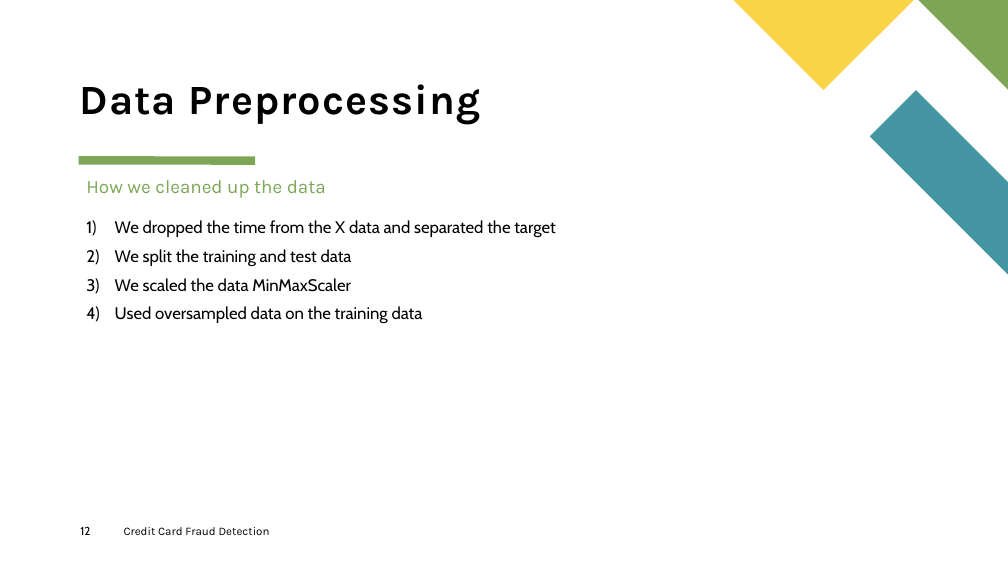
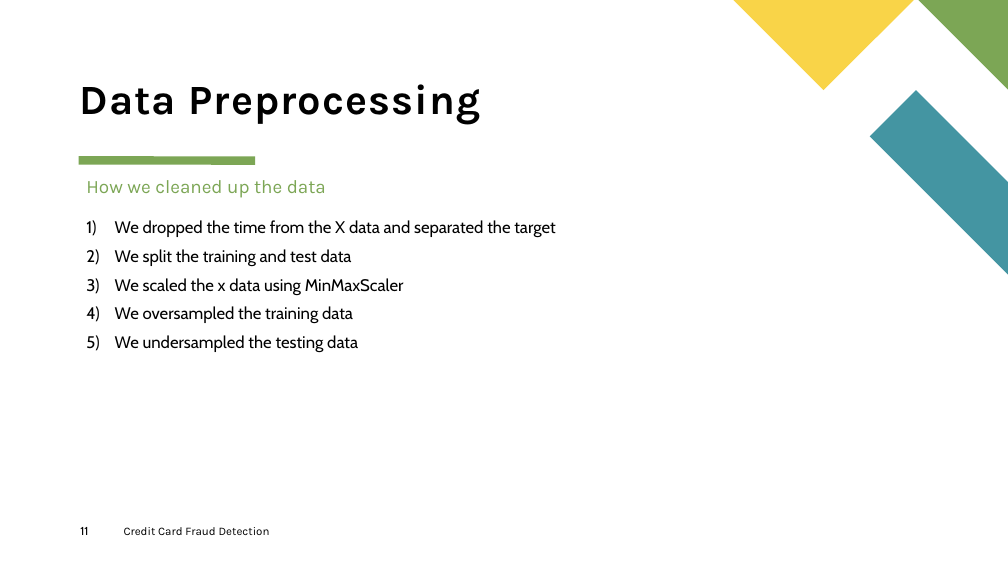
Before and after one commit to dmusili/creditcardfrauddetection, a slide deck: slide 11 of Credit Card Fraud Detection.pptx (slide 12 before the commit). Drawn at 1008x567 pixels with LibreOffice and Linux fonts; fonts in the diff are those of the drawing. Boxes give left, top, right and bottom in pixels: in the first picture for what was removed or moved away, otherwise in the second. Text is boxed around its words. In the diff, an @@ line names an element or a change of style, - is before the commit and + after.

```diff
--- a/Credit Card Fraud Detection.pptx
+++ b/Credit Card Fraud Detection.pptx
@@ text at [115, 278, 404, 352]: text changed @@
-3) We scaled the data MinMaxScaler
-4) Used oversampled data on the training data
+3) We scaled the x data using MinMaxScaler
+4) We oversampled the training data
+5) We undersampled the testing data
@@ page number at [80, 527, 88, 535]: text changed @@
-12
+11
```
Also in this commit, not shown: 8 other slides changed, 1 slide removed.
